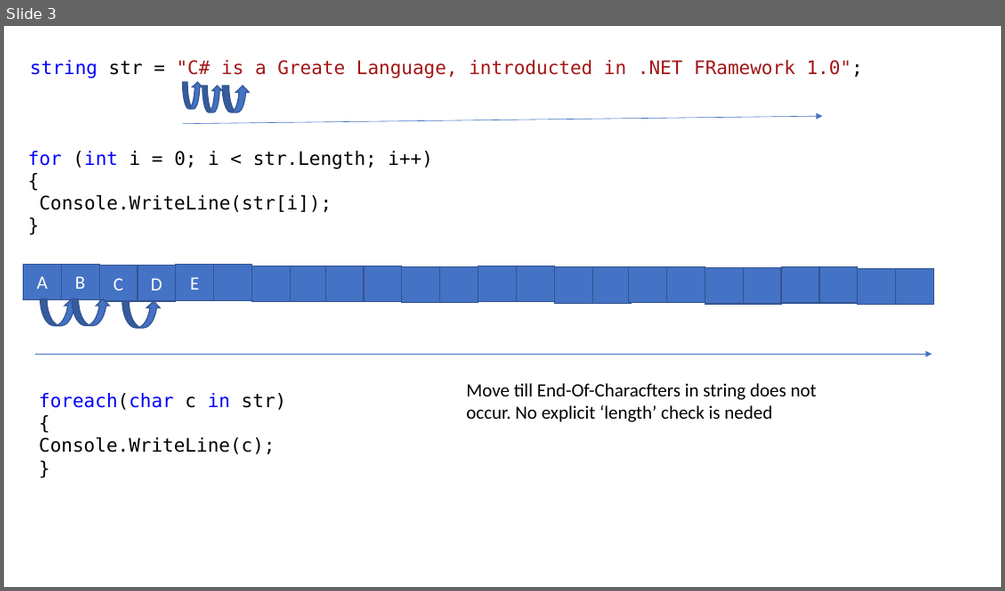
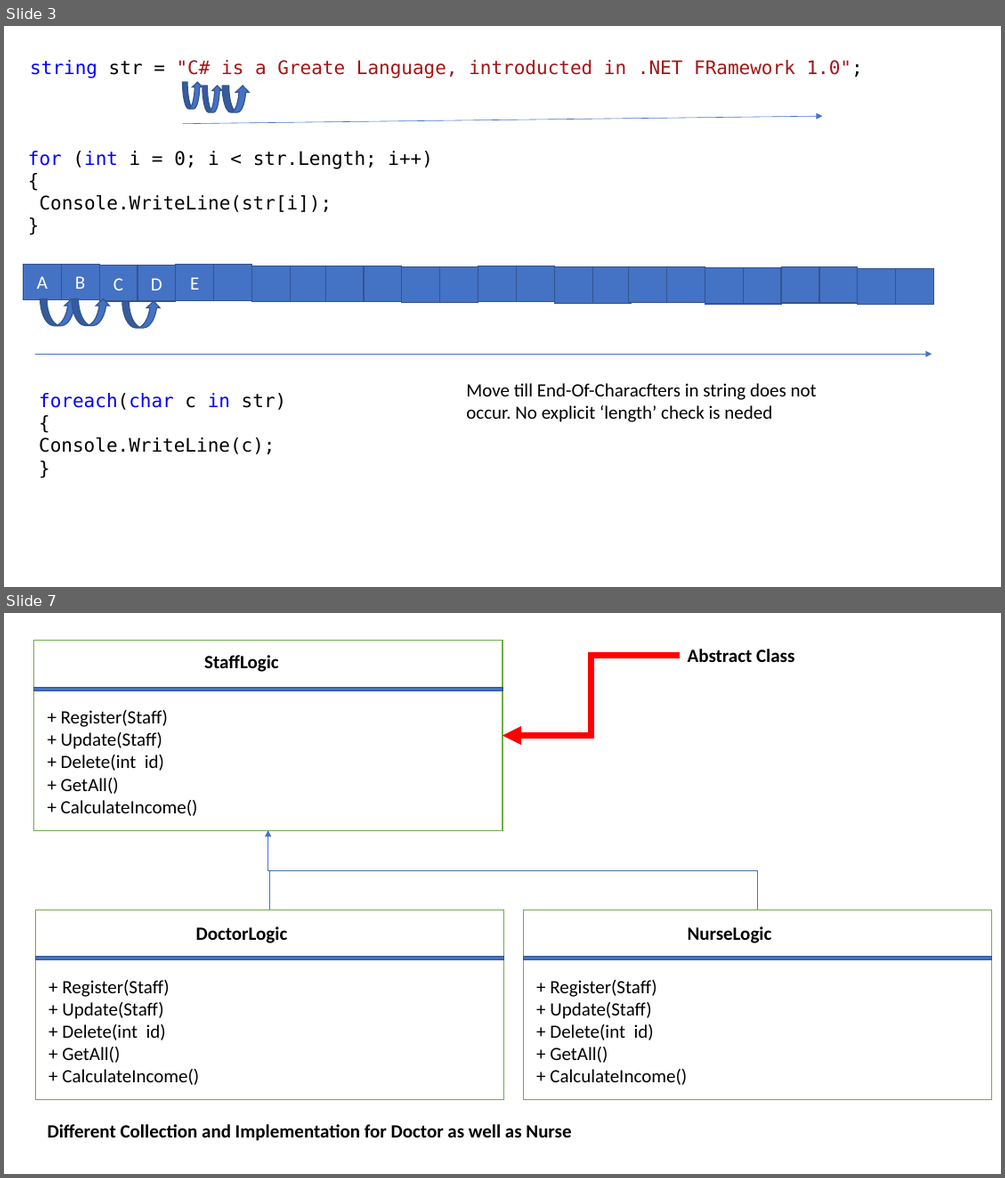
Before and after one commit to maheshsabnis/CS_Applications_MB, a slide deck: MB_Training_Images.pptx. Shown one above the other, each under a label of ours: slide 3 before the commit, slides 3 and 7 after it; the slides between them are not shown. The pictures are 1005x591 and 1005x1178 pixels, drawn with LibreOffice and Linux fonts; fonts in the diff are those of the drawing. Boxes give left, top, right and bottom in pixels: in the first picture for what was removed or moved away, otherwise in the second. Text is boxed around its words. In the diff, an @@ line names an element or a change of style, - is before the commit and + after.

```diff
--- a/MB_Training_Images.pptx
+++ b/MB_Training_Images.pptx
@@ slide 7 added at [4, 613, 1001, 1174], background #FFFFFF @@
@@ rectangle added at [34, 641, 502, 831], fill #FFFFFF, outline #70AD47 1 pt @@
@@ text added at [204, 655, 279, 672], 18 pt, text #000000, bold @@
+StaffLogic
@@ elbow arrow added from (680, 656) to (502, 736), #FF0000 6 pt @@
@@ text added at [688, 649, 794, 662], 18 pt, text #000000, bold @@
+Abstract Class
@@ rectangle added at [34, 687, 502, 690], fill #4472C4, outline #325491 1 pt @@
@@ text added at [61, 710, 198, 816], 18 pt, text #000000 @@
++ Register(Staff)
++ Update(Staff)
++ Delete(int id)
++ GetAll()
++ CalculateIncome()
@@ elbow arrow added from (269, 910) to (268, 831), #4472C4 0.5 pt @@
@@ elbow arrow added from (758, 910) to (268, 831), #4472C4 0.5 pt @@
@@ rectangle added at [35, 910, 504, 1100], fill #FFFFFF, outline #70AD47 1 pt @@
@@ text added at [196, 926, 288, 943], 18 pt, text #000000, bold @@
+DoctorLogic
@@ rectangle added at [523, 910, 992, 1100], fill #FFFFFF, outline #70AD47 1 pt @@
@@ text added at [688, 926, 772, 943], 18 pt, text #000000, bold @@
+NurseLogic
@@ rectangle added at [35, 957, 504, 960], fill #4472C4, outline #325491 1 pt @@
@@ rectangle added at [523, 957, 992, 960], fill #4472C4, outline #325491 1 pt @@
@@ text added at [62, 980, 199, 1085], 18 pt, text #000000 @@
++ Register(Staff)
++ Update(Staff)
++ Delete(int id)
++ GetAll()
++ CalculateIncome()
@@ text added at [550, 980, 687, 1085], 18 pt, text #000000 @@
++ Register(Staff)
++ Update(Staff)
++ Delete(int id)
++ GetAll()
++ CalculateIncome()
@@ text added at [48, 1124, 571, 1141], 18 pt, text #000000, bold @@
+Different Collection and Implementation for Doctor as well as Nurse
```
Also in this commit, not shown: 3 other slides added, 8 other files.
